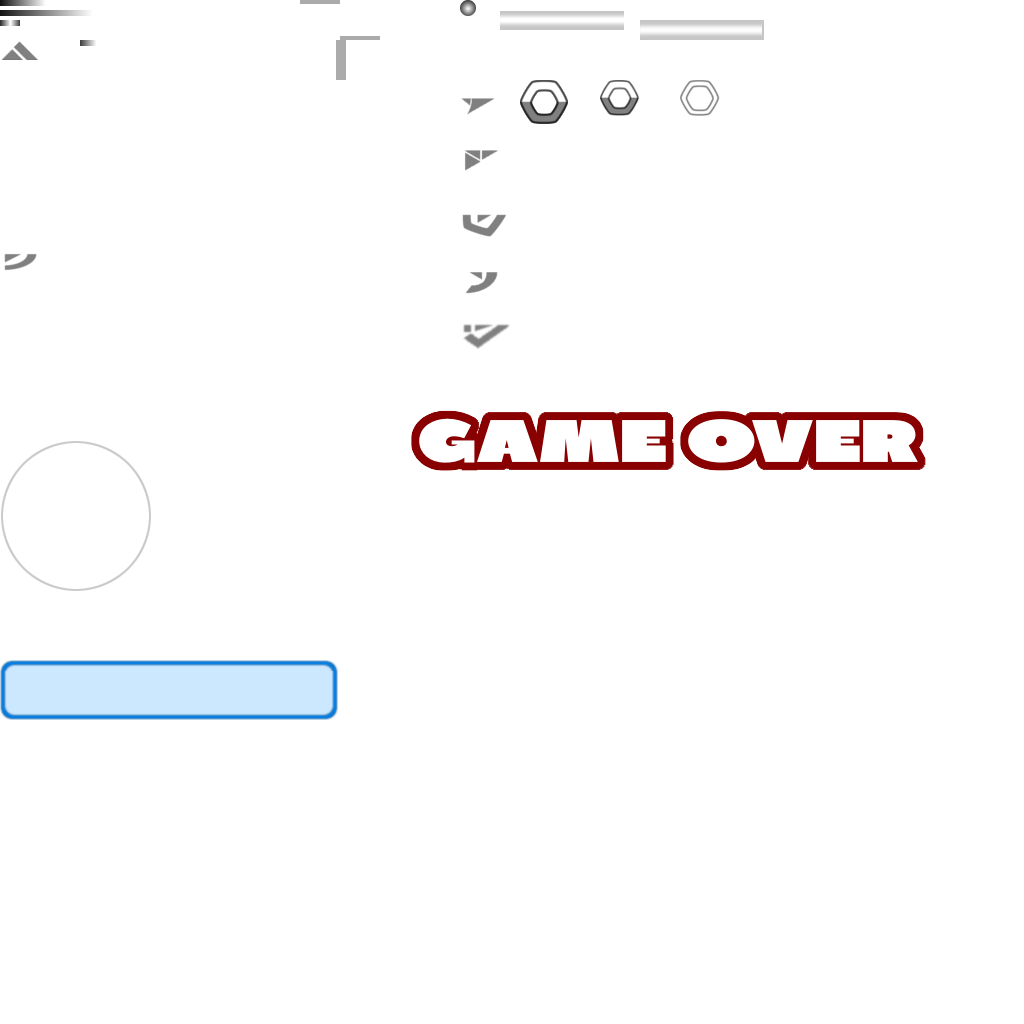
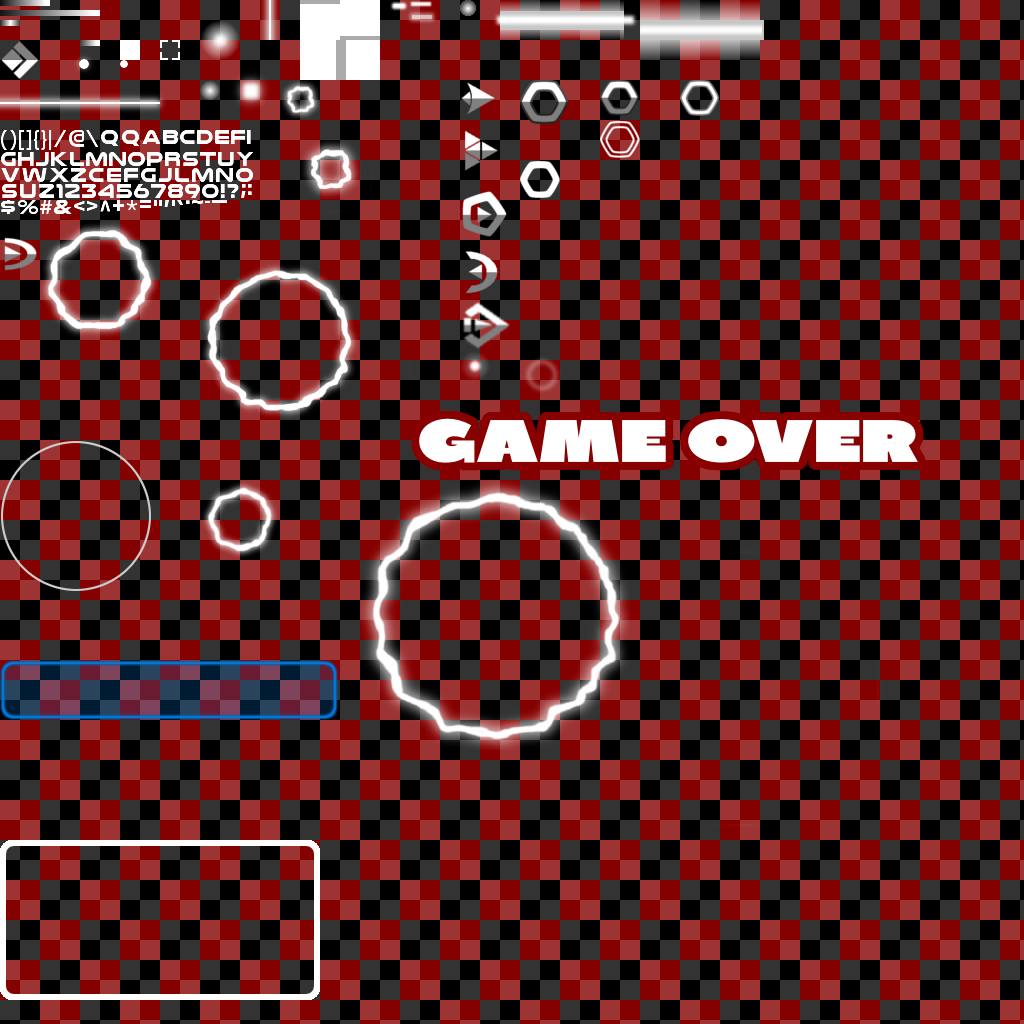
Layer changes from the first 1024×1024 image to the second:
painted on "Ebene #24" over [280, 80, 320, 120]
showed "Ebene #17" over [0, 0, 1024, 1024]
